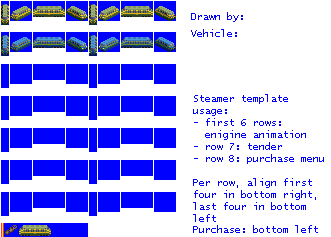
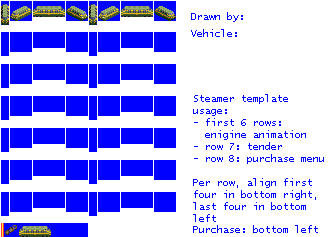
Two versions of the same layered image (331px x 237px). Layer-by-layer changes:
removed layer "Pasted Layer" over [154, 37, 176, 52]
painted on "empty.png" over [1, 16, 153, 237]
